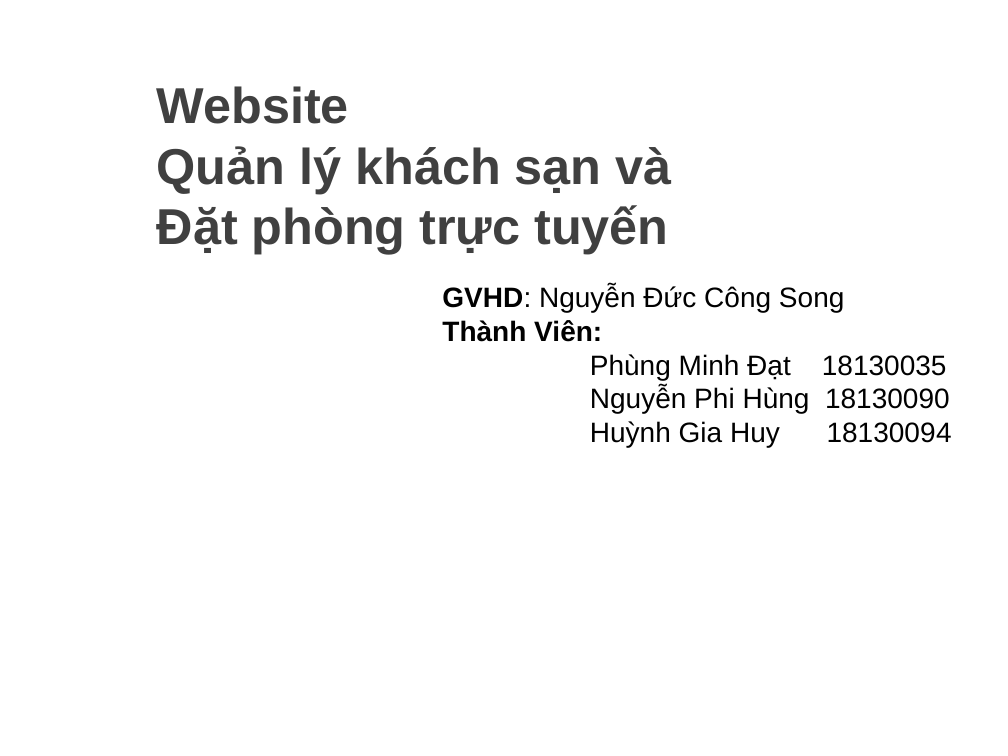
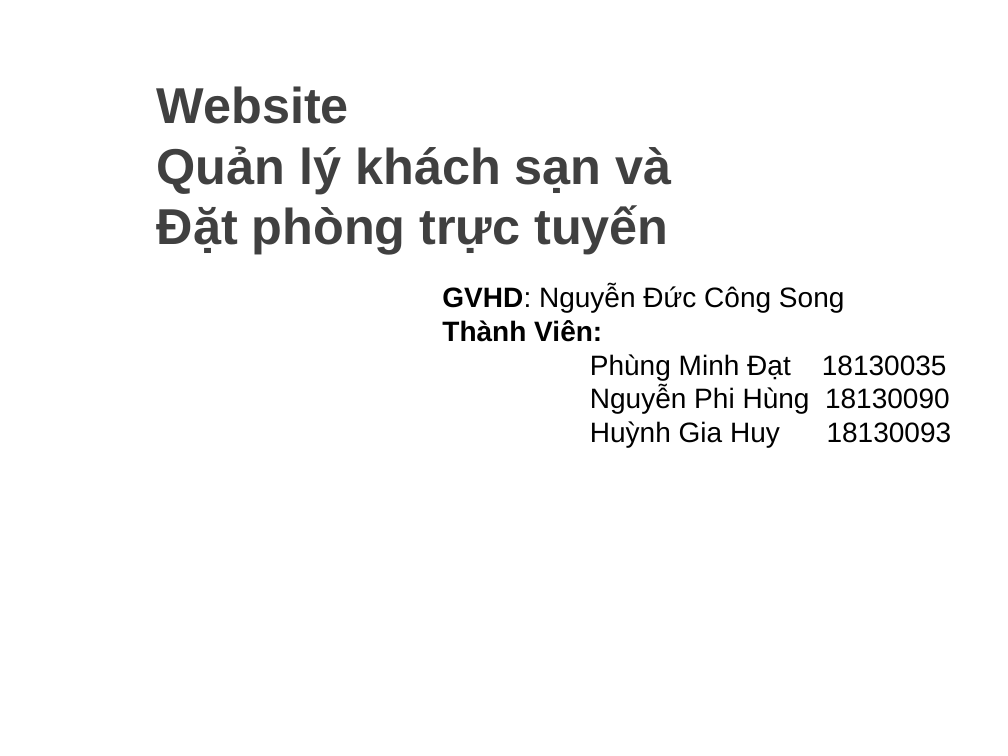
Before and after one commit to minhdat1602/2021_cnpm_group09, a slide deck: slide 1 of document_slide/slide.pptx. Drawn at 1008x756 pixels with LibreOffice and Linux fonts; fonts in the diff are those of the drawing; background and template pictures are left out. Boxes give left, top, right and bottom in pixels: in the first picture for what was removed or moved away, otherwise in the second. Text is boxed around its words. In the diff, an @@ line names an element or a change of style, - is before the commit and + after.

```diff
--- a/document_slide/slide.pptx
+++ b/document_slide/slide.pptx
@@ text at (590,421,952,447): text changed @@
-Huỳnh Gia Huy 18130094
+Huỳnh Gia Huy 18130093
```
Also in this commit, not shown: 10 other slides changed, 1 slide added.
